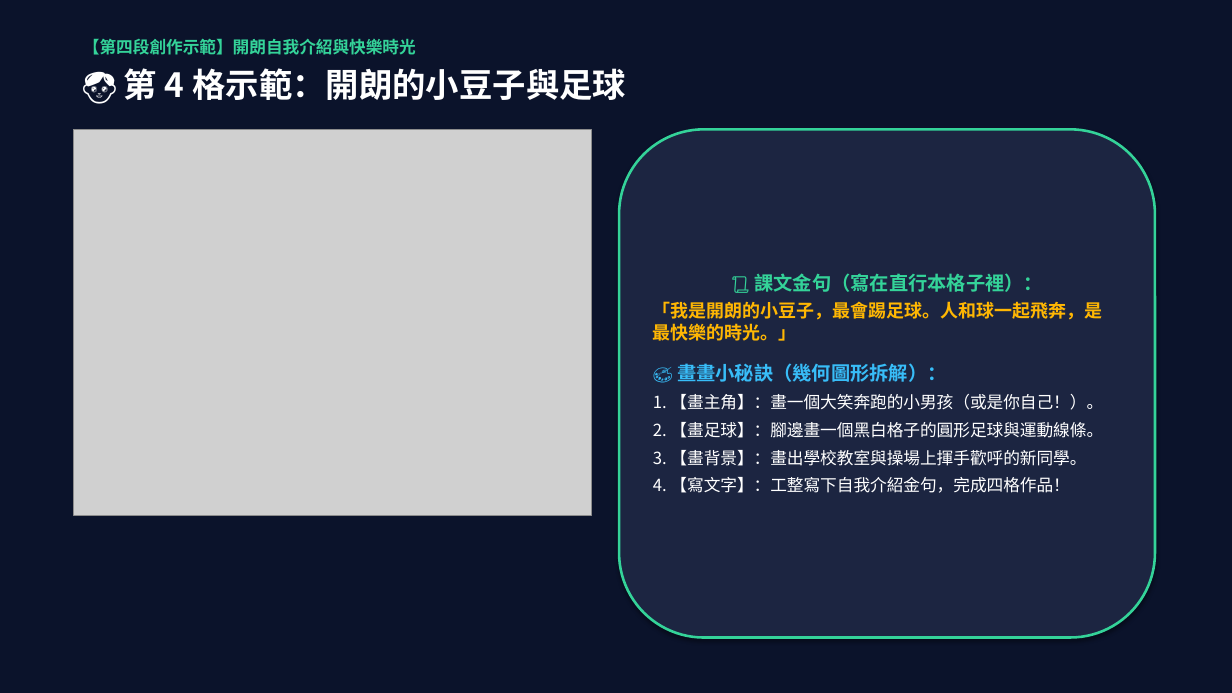
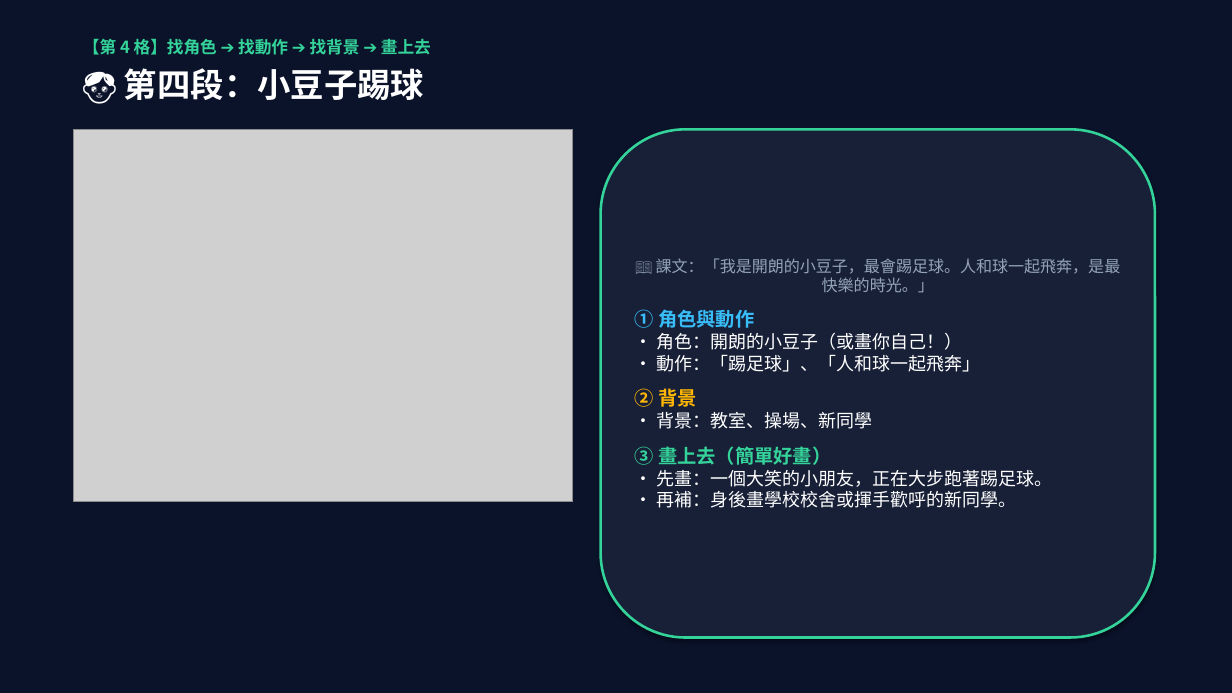
Before and after one commit to traveler-ux/teaching-presentation, a slide deck: slide 6 of outputs/國語第一課_直行本四格段落繪圖示範簡報.pptx. Drawn at 1232x693 pixels with LibreOffice and Linux fonts; fonts in the diff are those of the drawing; grey boxes stand for pictures. Boxes give left, top, right and bottom in pixels: in the first picture for what was removed or moved away, otherwise in the second. Text is boxed around its words. In the diff, an @@ line names an element or a change of style, - is before the commit and + after.

Commit message:
feat: 簡化直行本四格繪圖簡報為『找角色與動作➔找背景➔畫上去』三步驟教學架構

```diff
--- a/outputs/國語第一課_直行本四格段落繪圖示範簡報.pptx
+++ b/outputs/國語第一課_直行本四格段落繪圖示範簡報.pptx
@@ text at [83,38,431,55]: text changed @@
-【第四段創作示範】開朗自我介紹與快樂時光
+【第 4 格】找角色 ➔ 找動作 ➔ 找背景 ➔ 畫上去
@@ text at [124,68,424,100]: text changed @@
-👦 第 4 格示範：開朗的小豆子與足球
+👦 第四段：小豆子踢球
@@ picture: place and size @@
-picture at [74,129,592,516]
+picture at [74,129,573,502]
@@ rounded rectangle "📖 課文：「我是開朗的小豆子，最會踢足球。人和球一起飛奔，是最快樂的時光。」": place and size @@
-rounded rectangle "📖 課文：「我是開朗的小豆子，最會踢足球。人和球一起飛奔，是最快樂的時光。」" at [619,129,1155,638]
+rounded rectangle "📖 課文：「我是開朗的小豆子，最會踢足球。人和球一起飛奔，是最快樂的時光。」" at [601,129,1155,638]
@@ rounded rectangle "📖 課文：「我是開朗的小豆子，最會踢足球。人和球一起飛奔，是最快樂的時光。」" at [601,129,1155,638]: fill #1C2541 to #182038 @@
@@ text in rounded rectangle at [634,258,1121,508]: text changed; size 13 to 14 pt @@
-📜 課文金句（寫在直行本格子裡）：
-「我是開朗的小豆子，最會踢足球。人和球一起飛奔，是最快樂的時光。」
-🎨 畫畫小秘訣（幾何圖形拆解）：
-1. 【畫主角】：畫一個大笑奔跑的小男孩（或是你自己！）。
-2. 【畫足球】：腳邊畫一個黑白格子的圓形足球與運動線條。
-3. 【畫背景】：畫出學校教室與操場上揮手歡呼的新同學。
-4. 【寫文字】：工整寫下自我介紹金句，完成四格作品！
+📖 課文：「我是開朗的小豆子，最會踢足球。人和球一起飛奔，是最快樂的時光。」
+① 角色與動作
+• 角色：開朗的小豆子（或畫你自己！）
+• 動作：「踢足球」、「人和球一起飛奔」
+② 背景
+• 背景：教室、操場、新同學
+③ 畫上去（簡單好畫）
+• 先畫：一個大笑的小朋友，正在大步跑著踢足球。
+• 再補：身後畫學校校舍或揮手歡呼的新同學。
```
Also in this commit, not shown: 5 other slides changed, 1 slide added, 1 slide removed, 1 other file.
